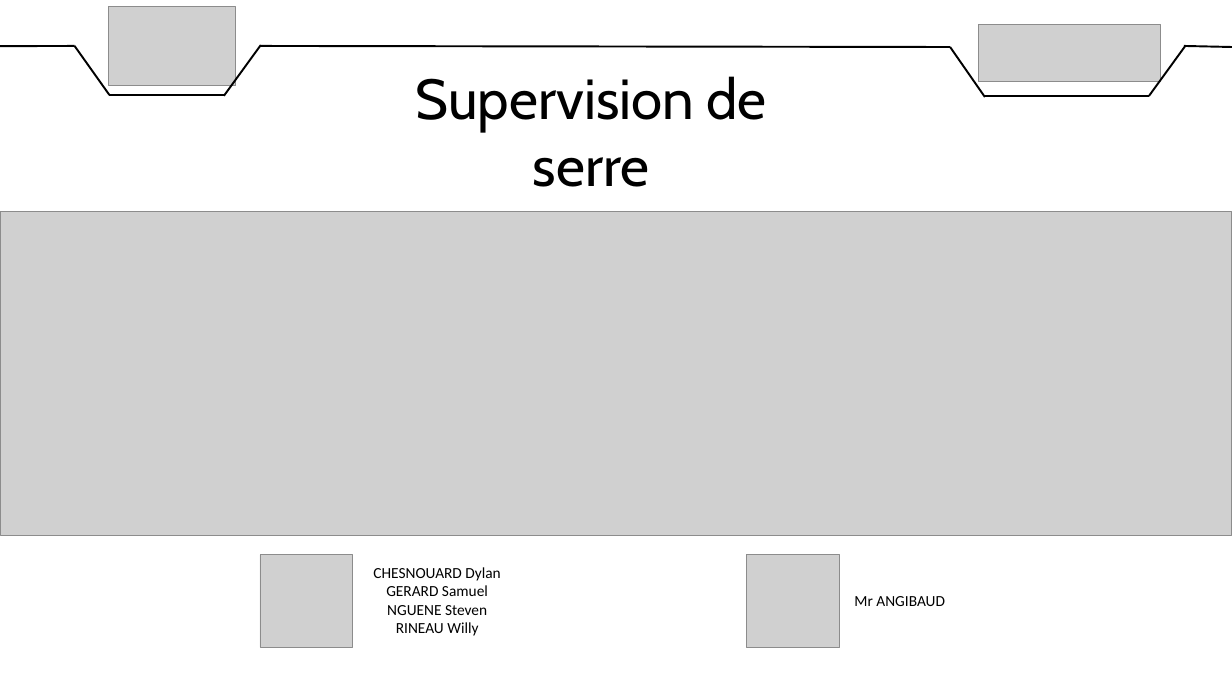
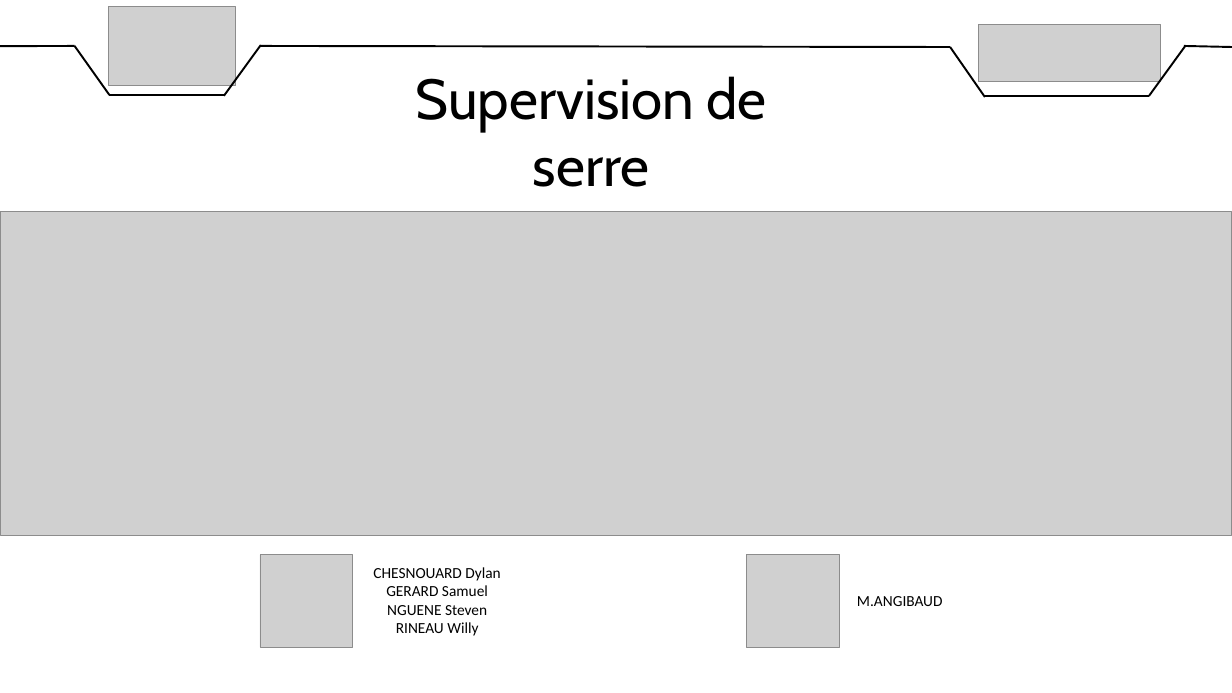
Before and after one commit to DylanChe/SupervisionSerre, a slide deck: slide 1 of oral_projet/revue_2/diaporama_revue_2_steven.pptx. Drawn at 1232x693 pixels with LibreOffice and Linux fonts; fonts in the diff are those of the drawing; grey boxes stand for pictures. Boxes give left, top, right and bottom in pixels: in the first picture for what was removed or moved away, otherwise in the second. Text is boxed around its words. In the diff, an @@ line names an element or a change of style, - is before the commit and + after.

```diff
--- a/oral_projet/revue_2/diaporama_revue_2_steven.pptx
+++ b/oral_projet/revue_2/diaporama_revue_2_steven.pptx
@@ text at box(857, 596, 943, 606): text changed @@
-Mr ANGIBAUD
+M.ANGIBAUD
```
Also in this commit, not shown: 1 slide removed.
